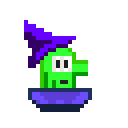
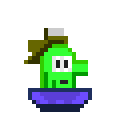
The second (128, 128) image is a revision of the first. Changes to its layers:
added layer "Pasted Layer #8" above "Pasted Layer #7" over left=24, top=28, right=76, bottom=68
hid "Pasted Layer #6" over left=24, top=20, right=76, bottom=68
showed "Pasted Layer #3" over left=28, top=36, right=76, bottom=68
